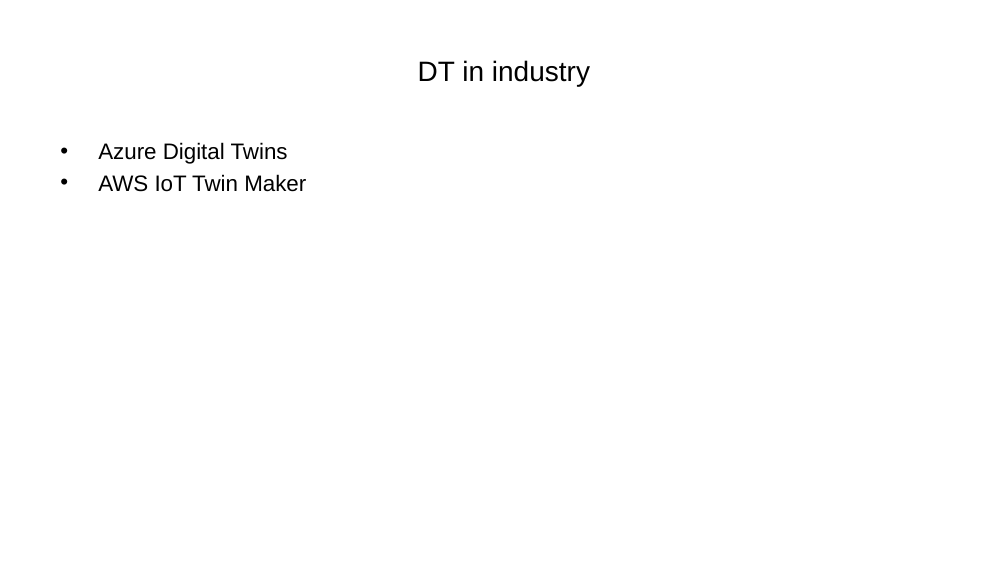
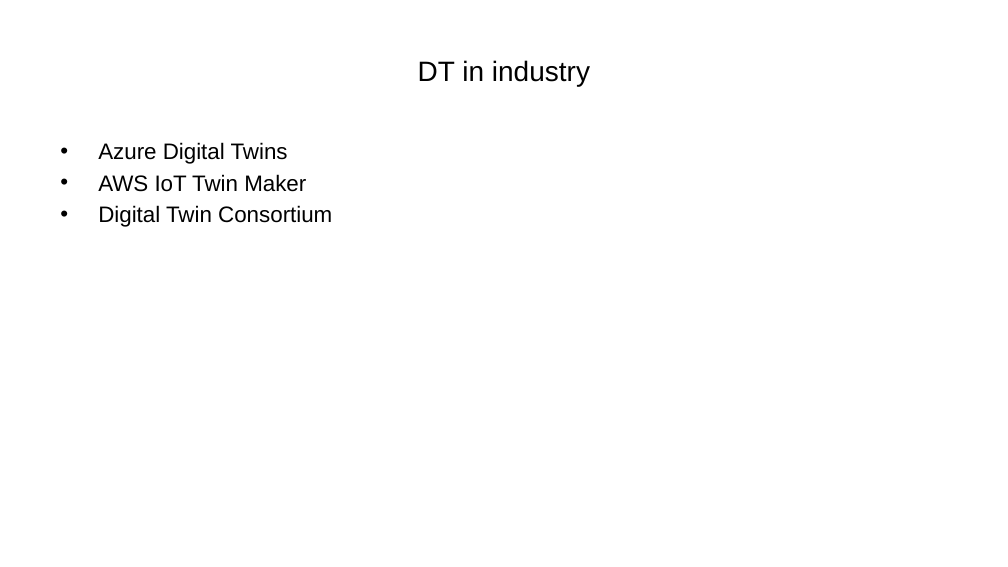
Before and after one commit to ManuelePasini/slides-markdown, a slide deck: slide 8 of digital_twins.pptx. Drawn at 1008x567 pixels with LibreOffice and Linux fonts; fonts in the diff are those of the drawing. Boxes give left, top, right and bottom in pixels: in the first picture for what was removed or moved away, otherwise in the second. Text is boxed around its words. In the diff, an @@ line names an element or a change of style, - is before the commit and + after.

```diff
--- a/digital_twins.pptx
+++ b/digital_twins.pptx
@@ text at (x1=98, y1=205, x2=332, y2=227): paragraph added @@
+• Digital Twin Consortium
```
Also in this commit, not shown: 1 other slide changed, 5 other files.
